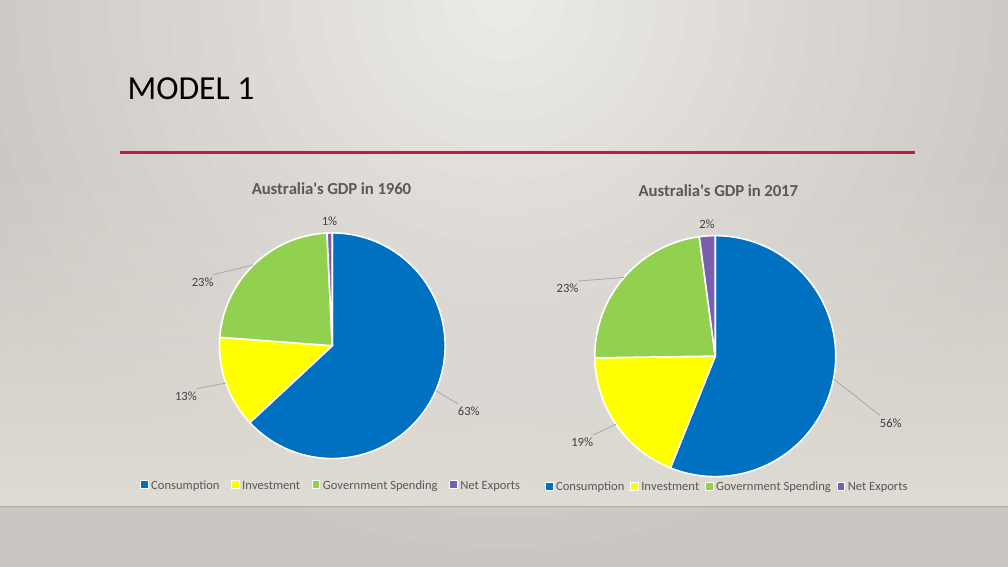
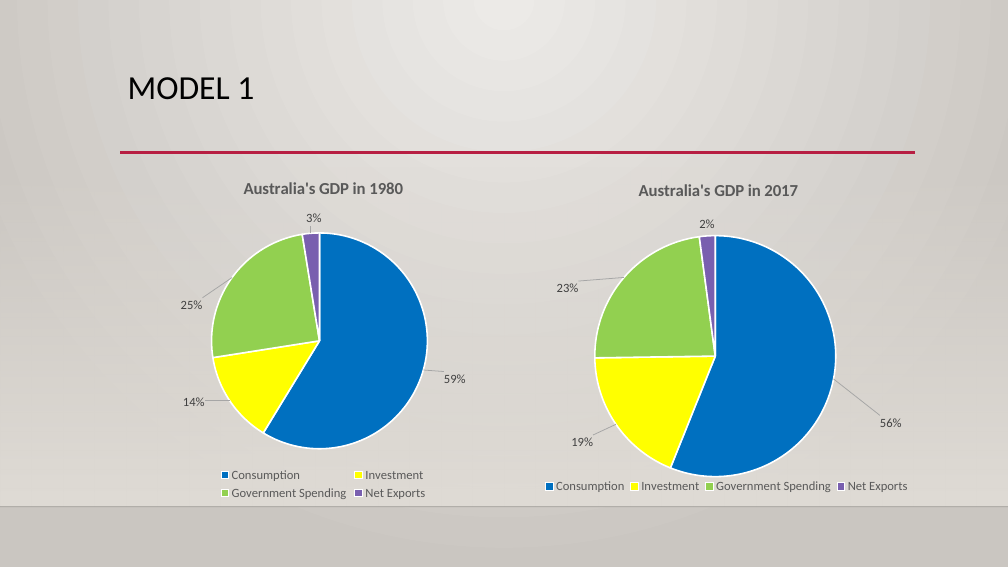
Before and after one commit to AbishekArunachalam/Forecasting-GDP-of-Australia, a slide deck: slide 8 of draft GDP presentation.pptx. Drawn at 1008x567 pixels with LibreOffice and Linux fonts; fonts in the diff are those of the drawing; background and template pictures are left out. Boxes give left, top, right and bottom in pixels: in the first picture for what was removed or moved away, otherwise in the second. Text is boxed around its words. In the diff, an @@ line names an element or a change of style, - is before the commit and + after.

```diff
--- a/draft GDP presentation.pptx
+++ b/draft GDP presentation.pptx
@@ pie chart at box(120, 164, 527, 504) @@
@@ title "Australia's GDP in 1960 " to "Australia's GDP in 1980 " @@
-Series 1: 
+Series 1: 59, 14, 25, 3
@@ data labels of Series 1 added @@
-Series 2: 
-Series 3: 
-Series 4: 
-Series 5: 
-Series 6: 
-Series 7: 
-Series 8: 
-Series 9: 
-Series 10: 63, 13, 23, 1
@@ pie chart: place and size @@
-pie chart at box(112, 164, 551, 495)
+pie chart at box(120, 164, 527, 504)
```
Also in this commit, not shown: 3 other slides changed.
